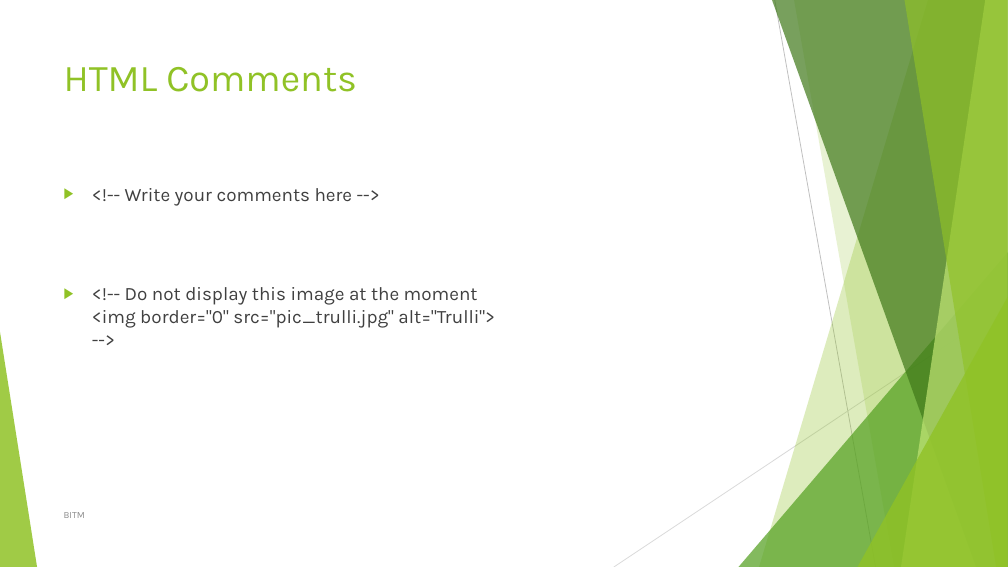
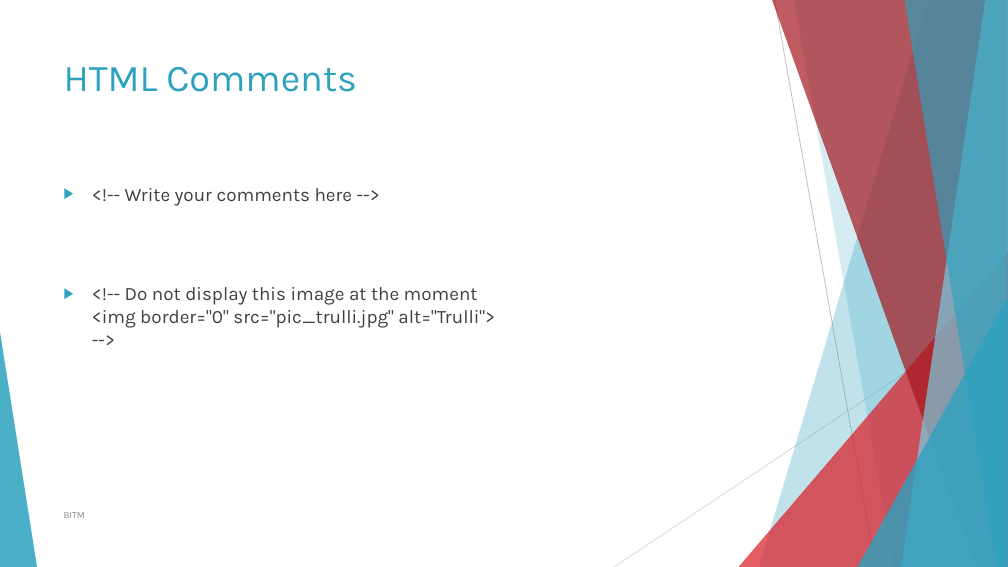
Before and after one commit to MotalibHossain/Study, a slide deck: slide 21 of Web/html_intro.pptx. Drawn at 1008x567 pixels with LibreOffice and Linux fonts; fonts in the diff are those of the drawing. Boxes give left, top, right and bottom in pixels: in the first picture for what was removed or moved away, otherwise in the second. Text is boxed around its words. In the diff, an @@ line names an element or a change of style, - is before the commit and + after.

Commit message:
html

```diff
--- a/Web/html_intro.pptx
+++ b/Web/html_intro.pptx
@@ freeform shape at bbox=[759, 0, 1008, 567]: fill #90C226 at 30% opacity to #2DA2BF at 30% opacity @@
@@ freeform shape at bbox=[772, 0, 1008, 567]: fill #3F7819 at 70% opacity to #A3171E at 70% opacity @@
@@ freeform shape at bbox=[794, 0, 1008, 567]: fill #90C226 at 20% opacity to #2DA2BF at 20% opacity @@
@@ freeform shape at bbox=[901, 0, 1008, 567]: fill #C0E474 at 70% opacity to #7ACBE0 at 70% opacity @@
@@ freeform shape at bbox=[904, 0, 1008, 567]: fill #90C226 at 65% opacity to #2DA2BF at 65% opacity @@
@@ title "HTML Comments" at bbox=[64, 67, 357, 92]: text colour #90C226 to #2DA2BF @@
@@ text "<!-- Write your comments here ..." at bbox=[92, 188, 495, 328]: bullet colour #90C226 to #2DA2BF @@
@@ triangle at bbox=[739, 252, 1008, 567]: fill #54A021 at 72% opacity to #DA1F28 at 72% opacity @@
@@ triangle at bbox=[858, 297, 1008, 567]: fill #90C226 at 80% opacity to #2DA2BF at 80% opacity @@
@@ triangle at bbox=[0, 332, 37, 567]: fill #90C226 at 85% opacity to #2DA2BF at 85% opacity @@
```
Also in this commit, not shown: 39 other slides changed, 6 slides added, 1 slide removed, 12 other files.
